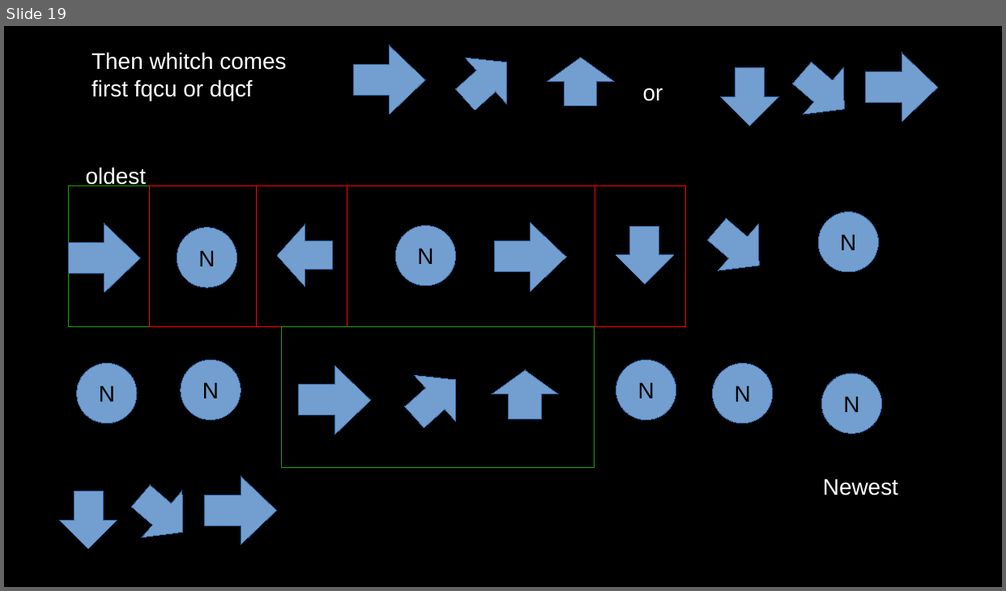
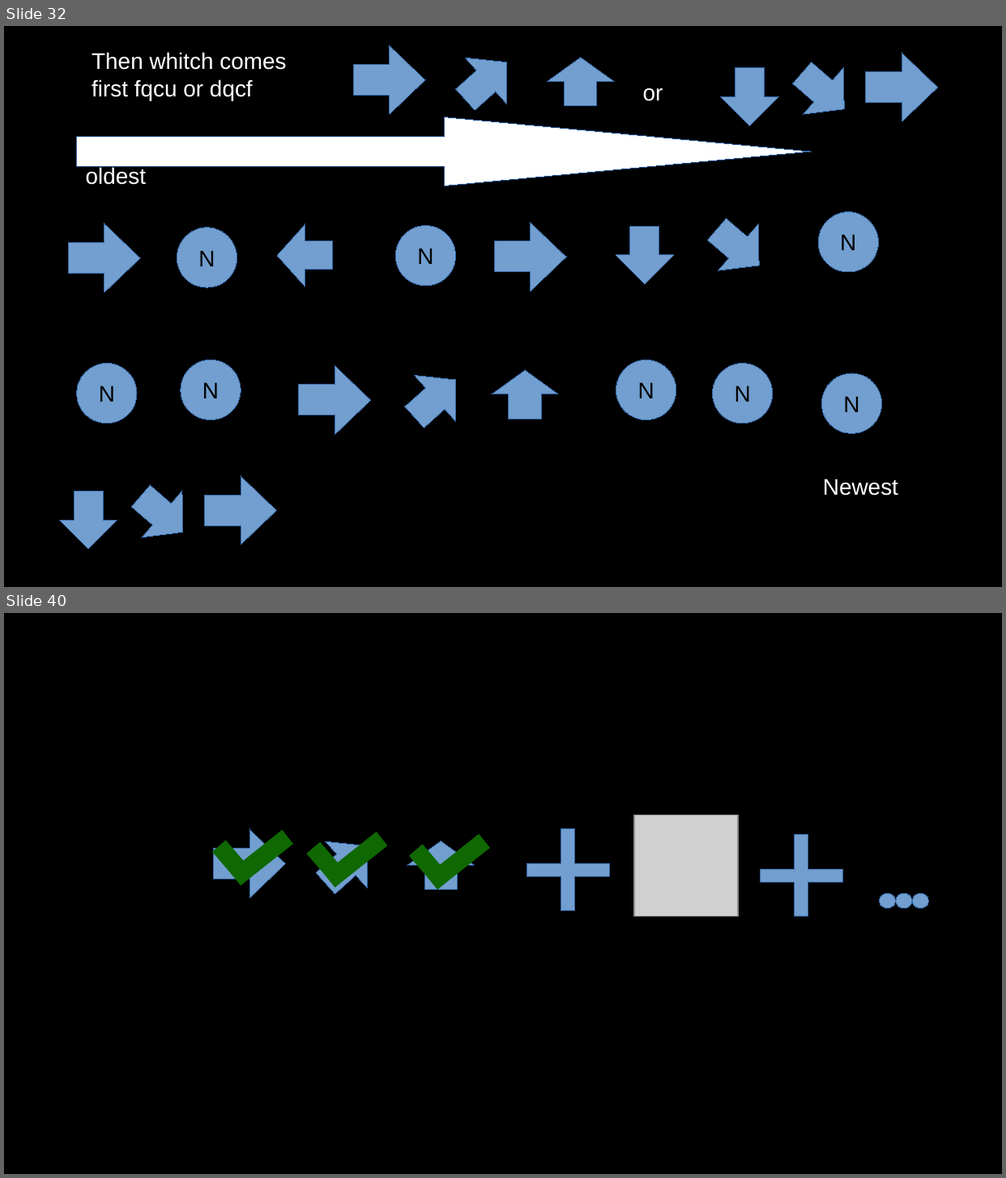
Before and after one commit to a-krum-of-bread-learns/fightvainia, a slide deck: world bulding game 1/draft video slides/input managemnt slides.odp. Shown one above the other, each under a label of ours: slide 19 before the commit, slides 32 and 40 after it; the slides between them are not shown. The pictures are 1006x591 and 1006x1178 pixels, drawn with LibreOffice and Linux fonts; fonts in the diff are those of the drawing; grey boxes stand for pictures. Boxes give left, top, right and bottom in pixels: in the first picture for what was removed or moved away, otherwise in the second. Text is boxed around its words. In the diff, an @@ line names an element or a change of style, - is before the commit and + after.

```diff
--- a/world bulding game 1/draft video slides/input managemnt slides.odp
+++ b/world bulding game 1/draft video slides/input managemnt slides.odp
@@ slide 40 added at bbox=[4, 613, 1002, 1174], background #000000 @@
@@ right arrow added at bbox=[213, 829, 285, 898], fill #729FCF, outline #3465A4 0 pt @@
@@ left arrow added at bbox=[305, 824, 388, 907], fill #729FCF, outline #3465A4 0 pt @@
@@ plus added at bbox=[526, 829, 609, 911], fill #729FCF, outline #3465A4 0 pt @@
@@ picture added at bbox=[634, 815, 739, 917] @@
@@ line added from (219, 845) to (248, 880), #106802 14.17 pt @@
@@ line added from (235, 879) to (288, 837), #106802 14.17 pt @@
@@ line added from (313, 849) to (342, 882), #106802 14.17 pt @@
@@ line added from (329, 881) to (381, 838), #106802 14.17 pt @@
@@ up arrow added at bbox=[408, 841, 475, 890], fill #729FCF, outline #3465A4 0 pt @@
@@ line added from (416, 850) to (445, 884), #106802 14.17 pt @@
@@ line added from (432, 883) to (485, 841), #106802 14.17 pt @@
@@ plus added at bbox=[761, 835, 842, 917], fill #729FCF, outline #3465A4 0 pt @@
@@ ellipse added at bbox=[880, 894, 896, 908], fill #729FCF, outline #3465A4 0 pt @@
@@ ellipse added at bbox=[896, 894, 912, 908], fill #729FCF, outline #3465A4 0 pt @@
@@ ellipse added at bbox=[912, 894, 928, 908], fill #729FCF, outline #3465A4 0 pt @@
@@ what was slide 19 is now slide 32 @@
@@ slide 32 changed as well @@
@@ right arrow added at bbox=[76, 118, 811, 186], fill #FFFFFF, outline #3465A4 0 pt @@
@@ rectangle removed at bbox=[68, 186, 149, 327] @@
@@ rectangle removed at bbox=[149, 186, 347, 327] @@
@@ rectangle removed at bbox=[257, 186, 595, 327] @@
@@ rectangle removed at bbox=[347, 186, 686, 327] @@
@@ rectangle removed at bbox=[281, 327, 594, 469] @@
```
Also in this commit, not shown: 8 other slides changed, 20 other slides added, 1 slide removed, 15 other files.
